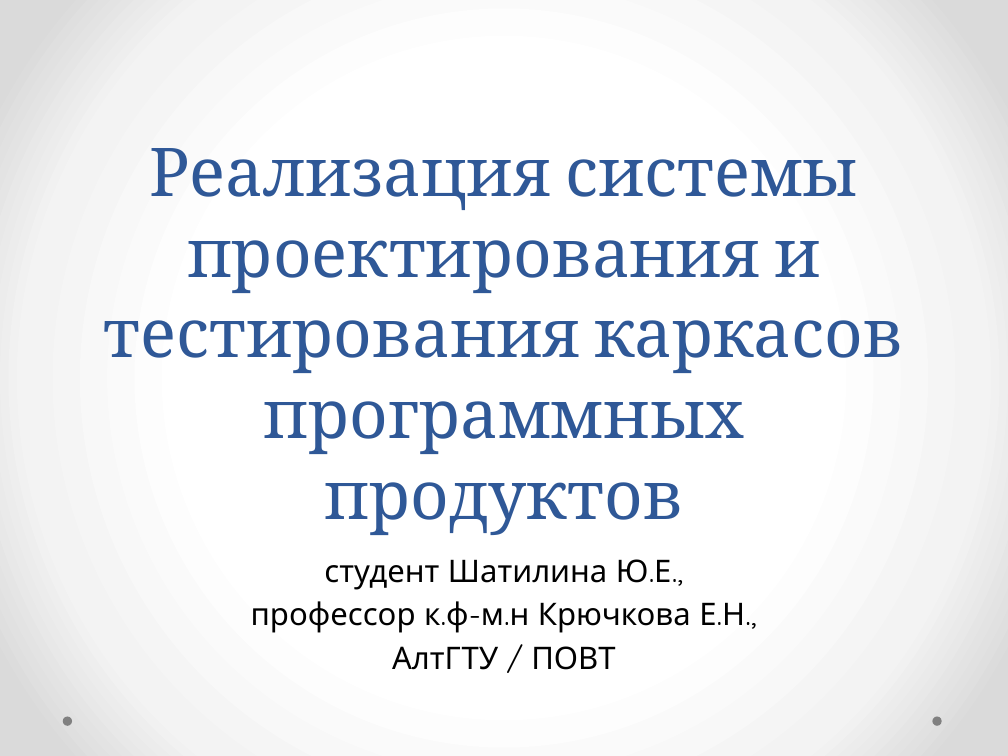
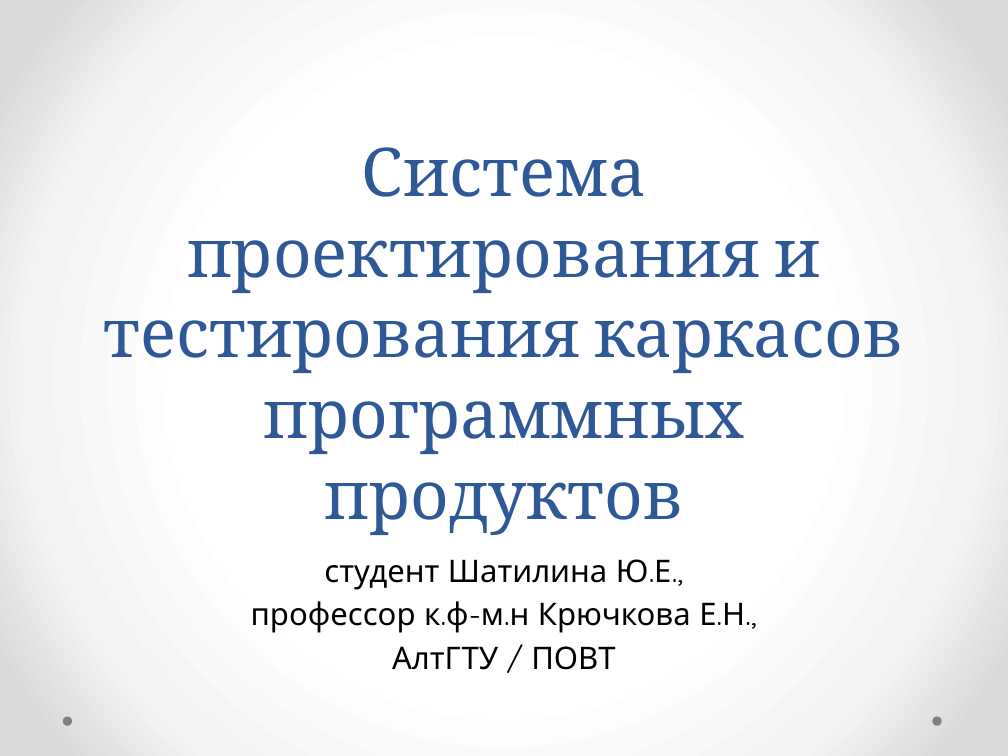
Before and after one commit to hisohito/proto-doc, a slide deck: slide 1 of shatilina.pptx. Drawn at 1008x756 pixels with LibreOffice and Linux fonts; fonts in the diff are those of the drawing. Boxes give left, top, right and bottom in pixels: in the first picture for what was removed or moved away, otherwise in the second. Text is boxed around its words. In the diff, an @@ line names an element or a change of style, - is before the commit and + after.

```diff
--- a/shatilina.pptx
+++ b/shatilina.pptx
@@ title at (104,147,904,535): text changed @@
-Реализация системы проектирования и тестирования каркасов программных продуктов
+Система проектирования и тестирования каркасов программных продуктов
```
Also in this commit, not shown: 11 slides added, 2 slides removed, 2 other files.
